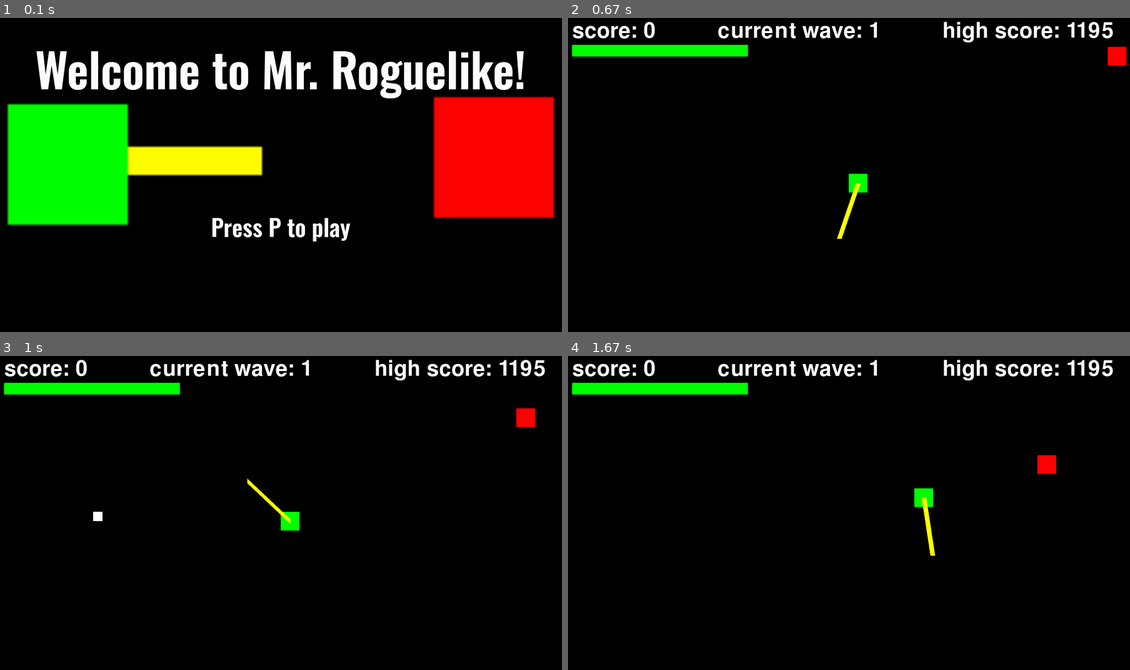
Above: before the commit, frames 1-4 (two rows, left to right).
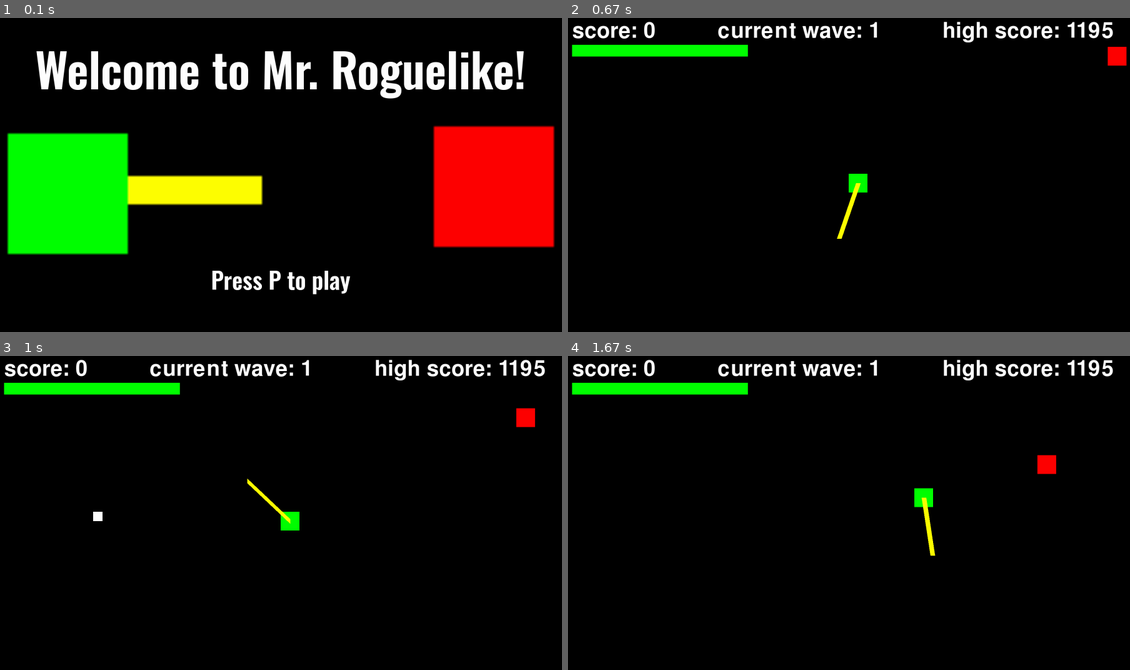
Above: after the commit, the same moments.

Repository: hutgib2/games_site
Game: pygame game, started from games/roguelike/src/main.py
The game is run twice, just before and just after one commit, with the same random seed, the same clock (stepped at 60 frames per second) and the same inputs.
Inputs:
- Up to frame 1 (0.1 s): no input
- Up to frame 2 (0.67 s): tap P at 0.33 s
- Up to frame 3 (1 s): tap Enter at 0.67 s
- Up to frame 4 (1.67 s): hold Right 1-1.47 s; hold Up from 1.5 s (still down); tap G at 1.65 s

The runs differ from the first frame. In frame 1, 15% of the frame differs, in the area x 1-99%, y 24-89%; in frame 2, nothing differs; in frame 3, nothing differs; in frame 4, nothing differs.

Commit message:
Added a roguelike preview video to the website.

Diff:
--- a/games/roguelike/src/game/menu.py
+++ b/games/roguelike/src/game/menu.py
@@ -17,7 +17,7 @@
         self.title_size = WINDOW_WIDTH / 12
         self.paragraph_size = WINDOW_WIDTH / 24
         TextSprite("Welcome to Mr. Roguelike!", (WINDOW_WIDTH / 2, WINDOW_HEIGHT / 6), self.text_color, self.title_size, self.menu_sprites)
-        TextSprite("Press P to play", (WINDOW_WIDTH / 2, WINDOW_HEIGHT / 1.5), self.text_color, self.paragraph_size, self.menu_sprites)
+        TextSprite("Press P to play", (WINDOW_WIDTH / 2, WINDOW_HEIGHT / 1.2), self.text_color, self.paragraph_size, (self.menu_sprites, self.game_over_sprites))
         TextSprite('Game Over', (WINDOW_WIDTH / 2, WINDOW_HEIGHT / 6), self.game_over_color, self.title_size, self.game_over_sprites)
 
     def handle_events(self):
@@ -31,7 +31,8 @@
     async def run(self):
         while self.running:
             self.handle_events()
-            screen.blit(self.bg_image, (0, 0))
+            screen.fill((0, 0, 0))
+            screen.blit(self.bg_image, (0, 100))
             if self.score != None:
                 self.game_over_sprites.update()
                 self.score_text.update()
@@ -43,5 +44,5 @@
 
             if self.pending_game:
                 self.score = await self.pending_game.run()
-                self.score_text = TextSprite(f'Final score: {self.score}', (WINDOW_WIDTH / 2, WINDOW_HEIGHT / 1.5), self.text_color, self.paragraph_size, ())
+                self.score_text = TextSprite(f'Final score: {self.score}', (WINDOW_WIDTH / 2, WINDOW_HEIGHT / 3), self.game_over_color, self.paragraph_size, ())
                 self.pending_game = None
--- a/games/roguelike/src/game/roguelike.py
+++ b/games/roguelike/src/game/roguelike.py
@@ -12,21 +12,16 @@
 WEB = sys.platform == "emscripten"
 
 # TODO: hook up high score to database
+# TODO: look into failed melee collision on left side of player
 
 class Roguelike():
     def __init__(self):
         self.running = True
         self.clock = AsyncClock(fps=150) if WEB else AsyncClock(60)
         self.score = 0
-        self.angle = 0
-        self.rotation_speed = 0.1
-        self.radius = 200
-        self.player_health = 3
         self.powerups = []
         self.active_effects = {}
         self.particles = []
-        self.can_shoot = False
-        self.shoot_timer = Timer(200, self.reload, repeat=True, autostart=True)
         self.highscore = self.load_high_score()
 
         self.powerup_color_map = {
@@ -39,7 +34,13 @@
             'faster swing': (128, 128, 128)
         }
 
+        # melee
+        self.angle = 0
+        self.rotation_speed = 0.1
+        self.radius = 200
+
         # player
+        self.player_health = 3
         self.player_x = WINDOW_WIDTH // 2
         self.player_y = WINDOW_HEIGHT // 2
         self.player_speed = 8
@@ -50,14 +51,14 @@
         # bullets
         self.bullets = []
         self.bullet_speed = 32
+        self.can_shoot = False
+        self.shoot_timer = Timer(200, self.reload, repeat=True, autostart=True)
 
         # demons
         self.enemies = []
         self.current_wave = 1
         self.invincible_timer = 0
         self.last_idle_direction = (0,0)
-
-        # for i in range(1):
         self.enemies.append(self.spawn_enemy())
 
     def get_spawn_pos(self):
@@ -132,9 +133,9 @@
             self.player_health += 1
         for i in range(self.current_wave):
             self.enemies.append(self.spawn_enemy())
-            if i == 0 and self.current_wave %5 == 0:
+            if i == 0 and self.current_wave % 5 == 0:
                 self.enemies.append(self.spawn_boss())
-            if (i+1) % 3 == 0 and self.current_wave %3 == 0:
+            if (i + 1) % 3 == 0 and self.current_wave %3 == 0:
                 self.enemies.append(self.spawn_mob())
 
     def colliding(self, ax, ay, asize, bx, by, bsize):
@@ -258,7 +259,7 @@
 
             # melee weapon
             if 'faster swing' in self.active_effects:
-                self.angle += self.rotation_speed * 8
+                self.angle += self.rotation_speed * 4
             else:
                 self.angle += self.rotation_speed
             self.tip_x = self.player_x + 32 + self.radius * math.cos(self.angle)
@@ -310,7 +311,8 @@
                 bullet[1] -= bullet[3]*self.bullet_speed
 
                 if bullet[0] < 0 or bullet[0] > WINDOW_WIDTH or bullet[1] < 0 or bullet[1] > WINDOW_HEIGHT:
-                    self.bullets.remove(bullet)
+                    if bullet in self.bullets:
+                        self.bullets.remove(bullet)
                     continue
 
         # COLLISIONS
--- a/games/roguelike/src/utils/timer.py
+++ b/games/roguelike/src/utils/timer.py
@@ -28,8 +28,13 @@
         if self.repeat:
             self.repeat = False
 
-    def resume(self):
+    def resume(self): # Use to resume a repeating timer
         self.repeat = True
+
+    def get_progress(self):
+        elapsed_time = pygame.time.get_ticks() - self.start_time
+        progress = elapsed_time / self.duration
+        return min(progress, 1)
 
     def update(self):
         if pygame.time.get_ticks() - self.start_time >= self.duration:
Not shown, added: game_astro_web/public/previews/roguelike_preview.mp4
Not shown, changed: game_astro_web/src/content/roguelike.md
